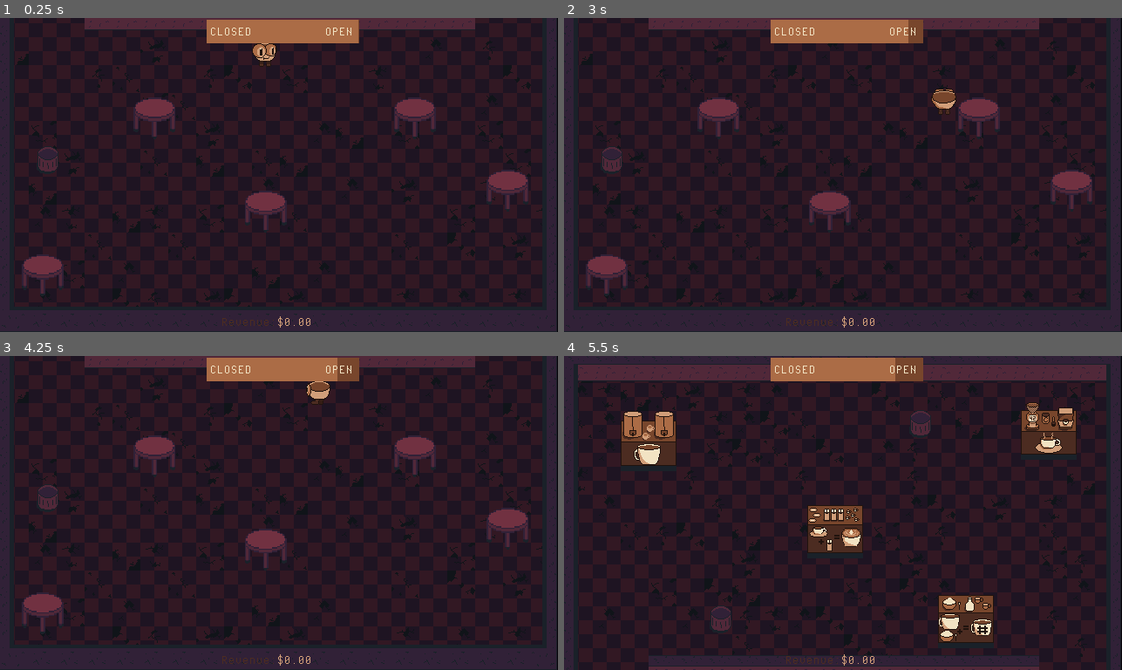
Above: before the commit, frames 1-4 (two rows, left to right).
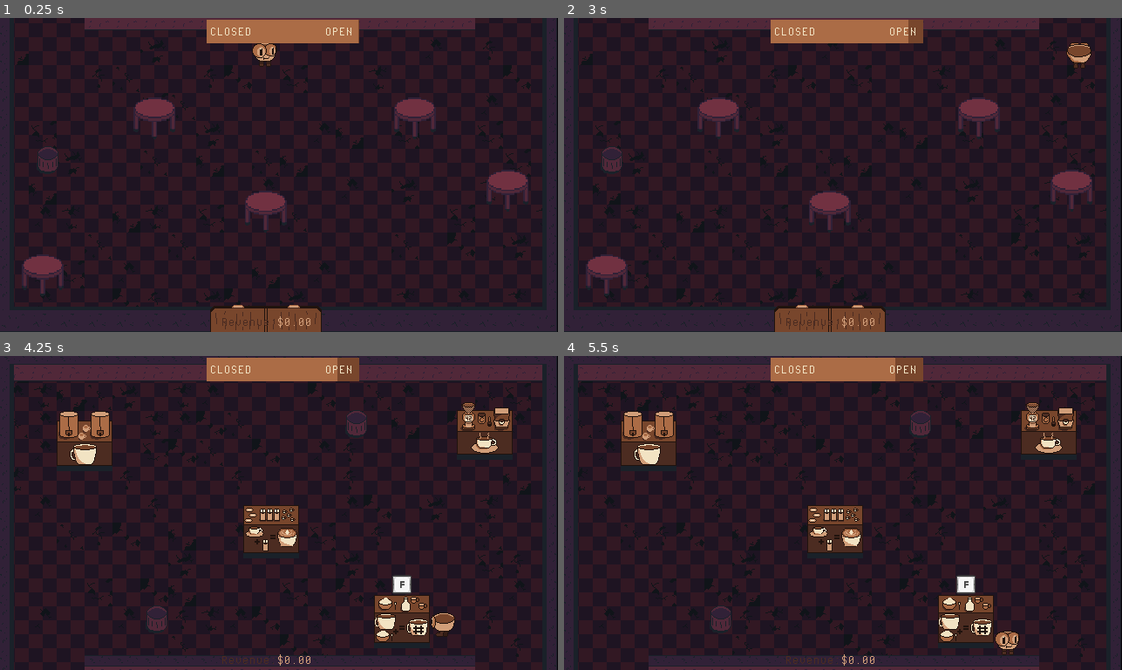
Above: after the commit, the same moments.

Repository: billbobphil/coffee-jam-2023
Game: Godot game, scene res://scenes/rootScene.tscn
Same seed, same stepped clock (60 frames per second), same inputs: the game is played once before the commit and once after it.
Inputs:
- Up to frame 1 (0.25 s): no input
- Up to frame 2 (3 s): tap Enter at 0.5, 2 s; hold D (move_right) 0.53-1.28 s; tap Tab (change_camera) at 0.6, 2.85 s; tap Space (dash) at 1.25, 1.35, 2.75 s; hold S (move_down) 1.28-2.03 s; hold D (move_right) 2.03-2.78 s; tap F (interact) at 2.1 s; hold W (move_up) from 2.78 s (still down)
- Up to frame 3 (4.25 s): release W (move_up) at 3.53 s; hold A (move_left) from 3.53 s (still down); tap Space (dash) at 3.6 s
- Up to frame 4 (5.5 s): tap F (interact) at 4.35 s; release A (move_left) at 5.03 s; hold S (move_down) from 5.03 s (still down); tap Tab (change_camera) at 5.1 s

The runs differ from the first frame. In frame 1, 1.5% of the frame differs, in the area x 37-58%, y 91-100%; in frame 2, 1.9%; in frame 3, 15%, in the area x 2-98%, y 0-100%; in frame 4, 0.4%.

Commit message:
Tweaked player speed added a door decoration

Diff:
--- a/scenes/rootScene.tscn
+++ b/scenes/rootScene.tscn
@@ -14,6 +14,7 @@
 [ext_resource type="PackedScene" uid="uid://b2sjwuo7bihry" path="res://scenes/level_end.tscn" id="12_lmxvb"]
 [ext_resource type="AudioStream" uid="uid://qsbrpc8oo4hq" path="res://sounds/a_welcome_hauntingWAV.wav" id="13_au8kd"]
 [ext_resource type="PackedScene" uid="uid://dcebjpxascjta" path="res://scenes/garbageCan.tscn" id="14_w40hf"]
+[ext_resource type="Texture2D" uid="uid://bkkyatagy8gkp" path="res://art/door-128x32.png" id="15_di38t"]
 
 [sub_resource type="StyleBoxFlat" id="StyleBoxFlat_do34n"]
 bg_color = Color(0.470588, 0.27451, 0.172549, 1)
@@ -194,6 +195,10 @@
 
 [node name="Decorations" type="Node2D" parent="."]
 
+[node name="Door" type="Sprite2D" parent="Decorations"]
+position = Vector2(304, 707)
+texture = ExtResource("15_di38t")
+
 [connection signal="body_entered" from="CameraTriggers/KitchenCameraTriggerLeft" to="." method="_on_change_camera" binds= ["kitchen"]]
 [connection signal="body_entered" from="CameraTriggers/KitchenCameraTriggerRight" to="." method="_on_change_camera" binds= ["kitchen"]]
 [connection signal="body_entered" from="CameraTriggers/StorefrontCameraTriggerLeft" to="." method="_on_change_camera" binds= ["storefront"]]
--- a/scripts/Player.gd
+++ b/scripts/Player.gd
@@ -2,8 +2,8 @@
 
 class_name Player;
 
-const SPEED = 100;
-const DASH_SPEED_MULTIPLIER = 25;
+const SPEED = 175;
+const DASH_SPEED_MULTIPLIER = 15;
 const DASH_COOLDOWN = 1;
 signal interaction_triggered
 var isDashAvailable = true;
Binary file added: art/door-128x32.png
Not shown, added: art/door-128x32.png.import
Not shown: 1 places in scenes/rootScene.tscn that only renumber resources
